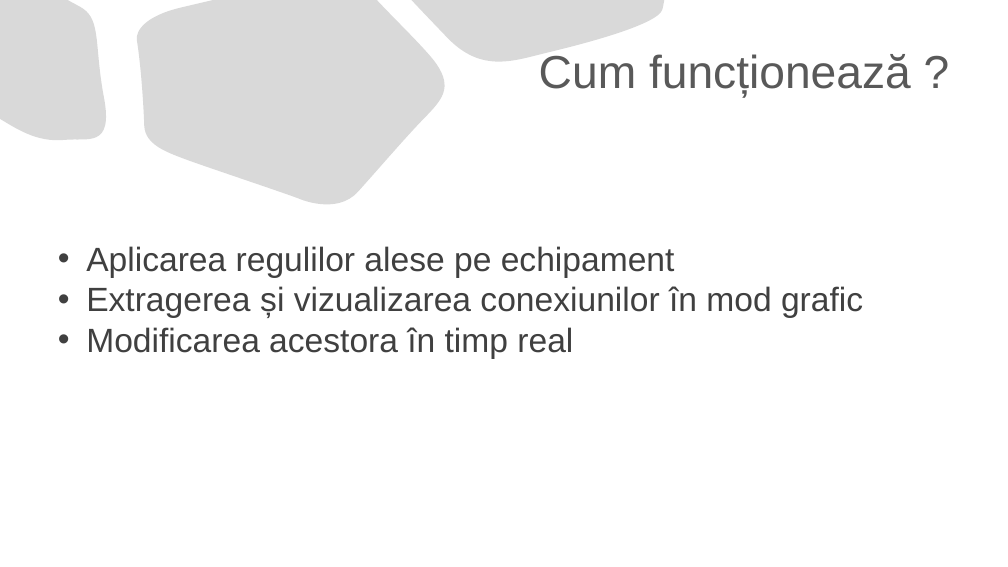
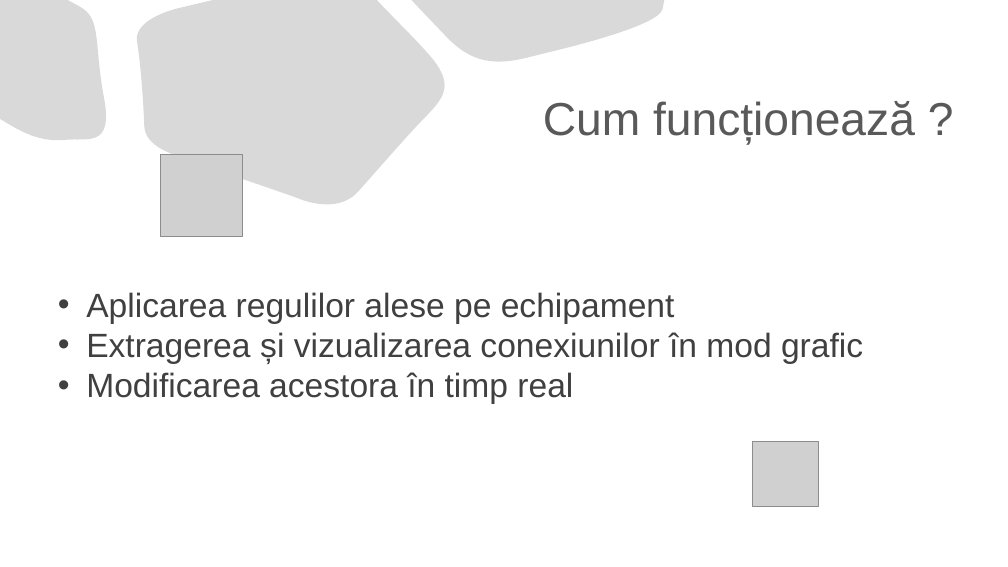
Before and after one commit to TheodorPredescu/Intrusion-Detection-and-Prevention-System, a slide deck: slide 6 of document/prezentare_scss.pptx. Drawn at 1008x567 pixels with LibreOffice and Linux fonts; fonts in the diff are those of the drawing; grey boxes stand for pictures. Boxes give left, top, right and bottom in pixels: in the first picture for what was removed or moved away, otherwise in the second. Text is boxed around its words. In the diff, an @@ line names an element or a change of style, - is before the commit and + after.

```diff
--- a/document/prezentare_scss.pptx
+++ b/document/prezentare_scss.pptx
@@ title "Cum funcționează ?": place and size @@
-title "Cum funcționează ?" at [539, 54, 911, 98]
+title "Cum funcționează ?" at [543, 101, 915, 145]
@@ picture added at [161, 154, 243, 236] @@
@@ text "Aplicarea regulilor alese pe echipament": place and size @@
-text "Aplicarea regulilor alese pe echipament" at [86, 246, 863, 359]
+text "Aplicarea regulilor alese pe echipament" at [86, 292, 863, 404]
@@ picture added at [753, 442, 818, 507] @@
```
Also in this commit, not shown: 6 other slides changed, 1 slide added, 1 slide removed, 16 other files.
